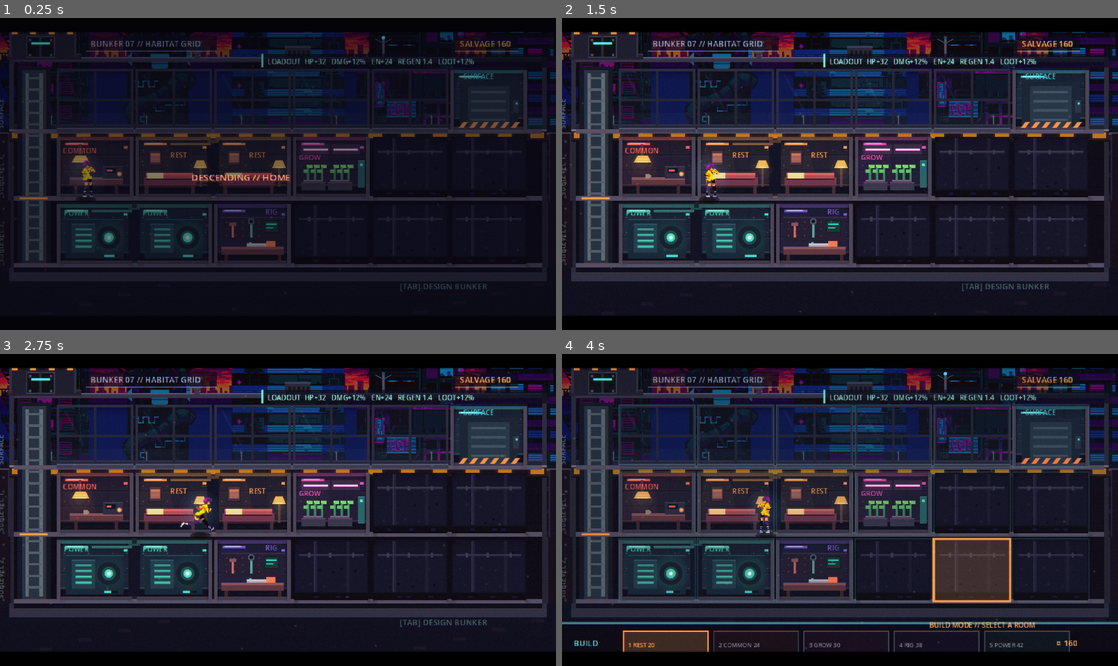
Above: before the commit, frames 1-4 (two rows, left to right).
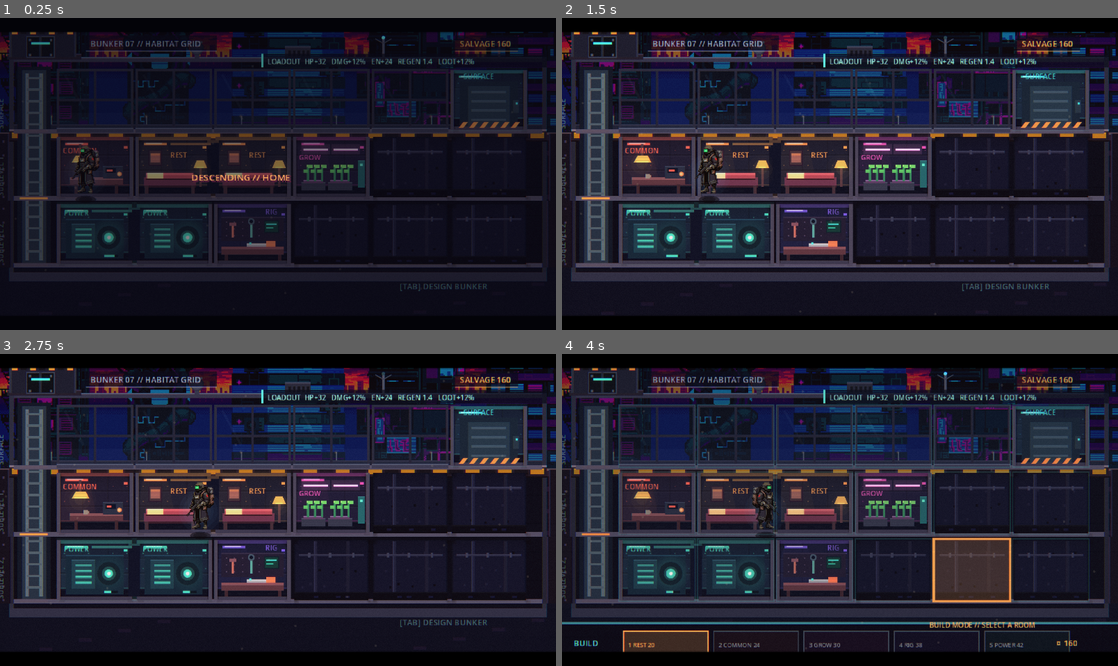
Above: after the commit, the same moments.

Repository: tiankaixie/fuzzy-octo-giggle
Game: Godot game, scene res://scenes/game.tscn
Two runs of this game, one before a commit and one after it. Both use one fixed random seed, a clock stepped at 60 frames per second and the inputs below.
Inputs (mouse positions are in pixels of both pictures, inside the frame that each line leads up to):
- Up to frame 1 (0.25 s): no input
- Up to frame 2 (1.5 s): tap Enter at 0.5 s; move the mouse to (962, 158) at 0.52 s; hold D (move_right) 0.53-1.28 s; tap J at 0.6 s; click (962, 158) at 0.67 s; tap Space at 0.77 s; move the mouse to (728, 189) at 1.27 s; hold S (move_down) from 1.28 s (still down); tap K at 1.35 s
- Up to frame 3 (2.75 s): tap Space at 1.52 s; move the mouse to (333, 441) at 2.02 s; release S (move_down) at 2.03 s; hold D (move_right) from 2.03 s (still down); tap L at 2.1 s
- Up to frame 4 (4 s): move the mouse to (812, 572) at 2.77 s; release D (move_right) at 2.78 s; hold W (move_up) 2.78-3.53 s; tap Enter at 2.85 s; click (812, 572) at 2.92 s; tap Space at 3.02, 3.77 s; move the mouse to (1006, 556) at 3.52 s; hold A (move_left) from 3.53 s (still down); tap Tab at 3.6 s

The runs differ from the first frame. In frame 1, 0.3% of the frame differs, in the area x 12-18%, y 40-58%; in frame 2, 0.4%, in the area x 23-29%, y 40-58%; in frame 3, 0.4%; in frame 4, 0.4%.

Commit message:
feat: swap player to clean transparent operator sprite (sprite-ai 64x64)
Replace the player sprite with the user-authored 64x64 transparent operator
atlas (sprite-ai.art, 8-frame idle). Frames extracted at native 64px, flipped
to face right (game convention), foot-anchored. character_frames.get_operator()
builds the SpriteFrames; only an idle cycle exists so every state aliases to it
for now (clean look; richer anims swap in when added). Player scale/offset
retuned for 64x64.

Co-Authored-By: Claude Opus 4.8 <noreply@anthropic.com>

Diff:
--- a/scripts/art/character_frames.gd
+++ b/scripts/art/character_frames.gd
@@ -77,3 +77,30 @@
 			out.append(dir_path + "/" + f)
 	out.sort()
 	return out
+
+
+# User-authored operator (sprite-ai.art, 64x64 transparent): an 8-frame idle
+# cycle under assets/bunker/chars/operator/. Only idle exists, so every state
+# aliases to it (clean look now; richer anims swap in when the user adds them).
+const OP_DIR := "res://assets/bunker/chars/operator/"
+static var _operator: SpriteFrames
+
+
+static func get_operator() -> SpriteFrames:
+	if _operator:
+		return _operator
+	var sf := SpriteFrames.new()
+	sf.remove_animation("default")
+	var frames: Array = []
+	for i in range(8):
+		var p := OP_DIR + "idle_%d.png" % i
+		if ResourceLoader.exists(p):
+			frames.append(load(p))
+	for anim in ["idle", "run", "shoot", "jump", "hurt", "death"]:
+		sf.add_animation(anim)
+		sf.set_animation_speed(anim, 8.0)
+		sf.set_animation_loop(anim, anim == "idle" or anim == "run")
+		for fr in frames:
+			sf.add_frame(anim, fr)
+	_operator = sf
+	return sf
--- a/scripts/player.gd
+++ b/scripts/player.gd
@@ -5,9 +5,9 @@
 
 enum ViewMode { SIDE, TOP_DOWN, BEAT_EM_UP }
 
-# Warped City gunner (ansimuz, CC0). 71x67 frames, scaled to game size.
-const SPRITE_OFFSET := Vector2(0, -33)
-const SPRITE_SCALE := 0.62
+# User-authored operator (sprite-ai.art, 64x64 transparent). Foot-anchored.
+const SPRITE_OFFSET := Vector2(0, -32)
+const SPRITE_SCALE := 0.72
 
 var view_mode := ViewMode.SIDE
 var speed := 66.0
@@ -45,7 +45,7 @@
 
 	if view_mode != ViewMode.TOP_DOWN:
 		sprite = AnimatedSprite2D.new()
-		sprite.sprite_frames = CharacterFramesClass.get_warped_player()
+		sprite.sprite_frames = CharacterFramesClass.get_operator()
 		sprite.centered = true
 		sprite.offset = SPRITE_OFFSET
 		sprite.scale = Vector2(SPRITE_SCALE, SPRITE_SCALE)
Binary file added: assets/bunker/chars/operator/idle_0.png
Not shown, added: assets/bunker/chars/operator/idle_0.png.import
Binary file added: assets/bunker/chars/operator/idle_1.png
Not shown, added: assets/bunker/chars/operator/idle_1.png.import
Binary file added: assets/bunker/chars/operator/idle_2.png
Not shown, added: assets/bunker/chars/operator/idle_2.png.import
Binary file added: assets/bunker/chars/operator/idle_3.png
Not shown, added: assets/bunker/chars/operator/idle_3.png.import
Binary file added: assets/bunker/chars/operator/idle_4.png
Not shown, added: assets/bunker/chars/operator/idle_4.png.import
Binary file added: assets/bunker/chars/operator/idle_5.png
Not shown, added: assets/bunker/chars/operator/idle_5.png.import
(and 4 more such lines)
